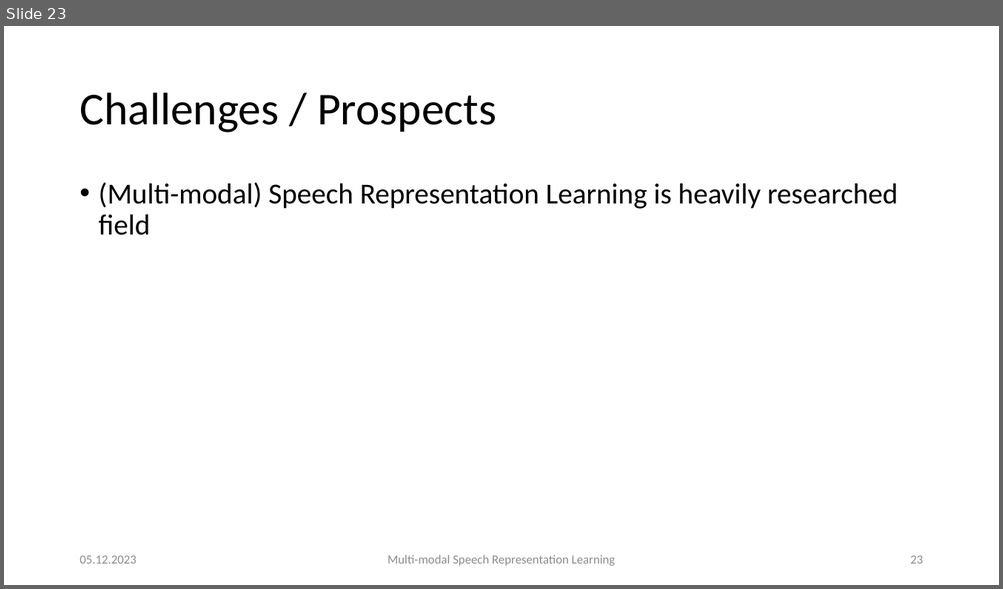
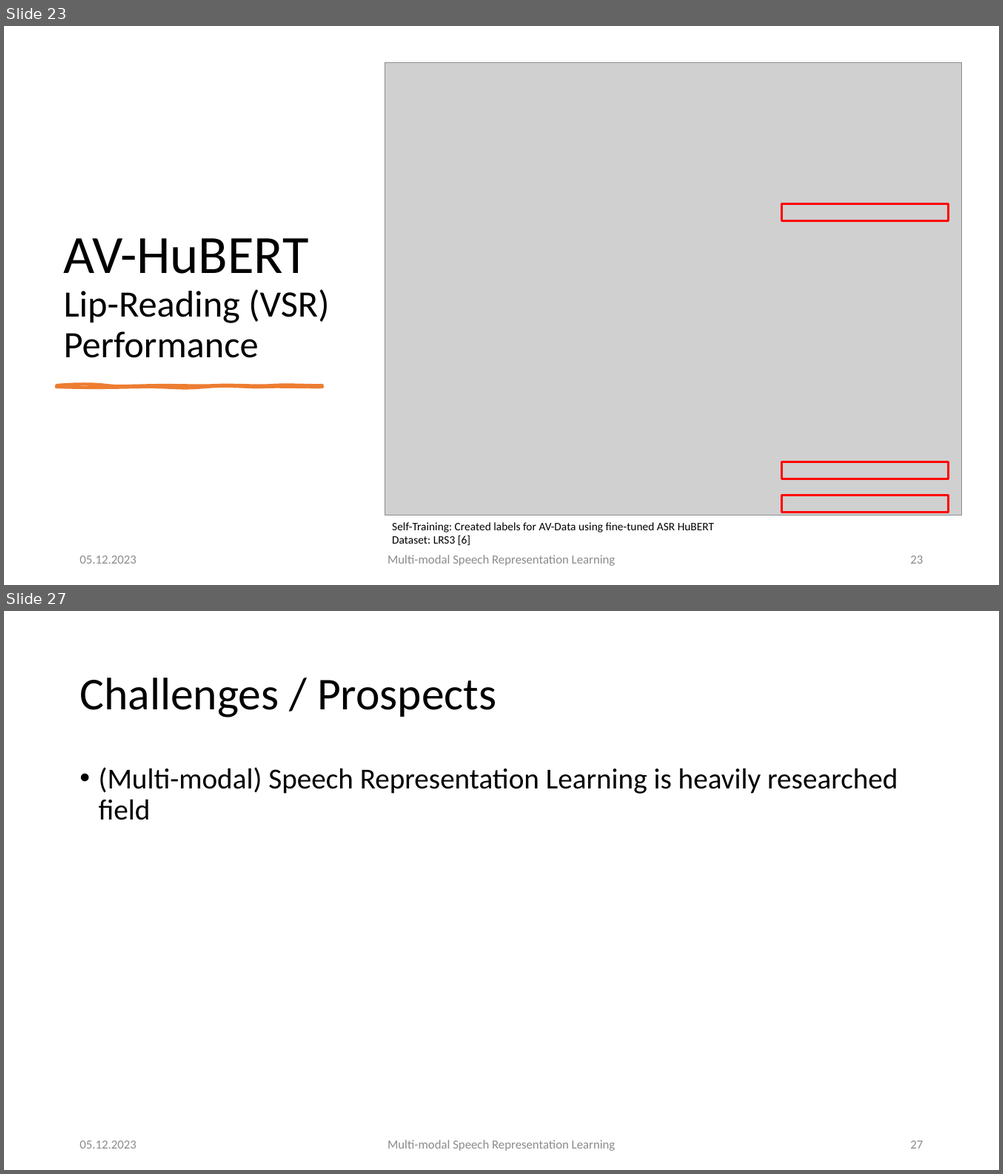
Before and after one commit to carlos-schmidt/nn-seminar, a slide deck: presentation.pptx. Shown one above the other, each under a label of ours: slide 23 before the commit, slides 23 and 27 after it; the slides between them are not shown. The pictures are 1003x589 and 1003x1174 pixels, drawn with LibreOffice and Linux fonts; fonts in the diff are those of the drawing; grey boxes stand for pictures. Boxes give left, top, right and bottom in pixels: in the first picture for what was removed or moved away, otherwise in the second. Text is boxed around its words. In the diff, an @@ line names an element or a change of style, - is before the commit and + after.

```diff
--- a/presentation.pptx
+++ b/presentation.pptx
@@ slide 23 added at (x1=4, y1=26, x2=999, y2=585), background #FFFFFF @@
@@ title added at (x1=64, y1=238, x2=329, y2=358), 36 pt, text #000000 @@
+AV-HuBERT Lip-Reading (VSR) Performance
@@ freeform shape added at (x1=57, y1=386, x2=322, y2=387), fill #ED7D31, outline #ED7D31 3 pt @@
@@ group added at (x1=384, y1=63, x2=962, y2=516): 3 rectangles, 1 picture @@
@@ text added at (x1=392, y1=523, x2=714, y2=545), 11 pt, text #000000 @@
+Self-Training: Created labels for AV-Data using fine-tuned ASR HuBERT
+Dataset: LRS3 [6]
@@ text added at (x1=79, y1=556, x2=136, y2=564), 12 pt, text #8C8C8C @@
+05.12.2023
@@ text added at (x1=387, y1=555, x2=615, y2=566), 12 pt, text #8C8C8C @@
+Multi-modal Speech Representation Learning
@@ page number added at (x1=910, y1=556, x2=922, y2=564), 12 pt, text #8C8C8C @@
+23
@@ what was slide 23 is now slide 27 @@
@@ page number at (x1=910, y1=1141, x2=922, y2=1149): text changed @@
-23
+27
```
Also in this commit, not shown: 9 slides changed, 3 other slides added, 1 other file.
